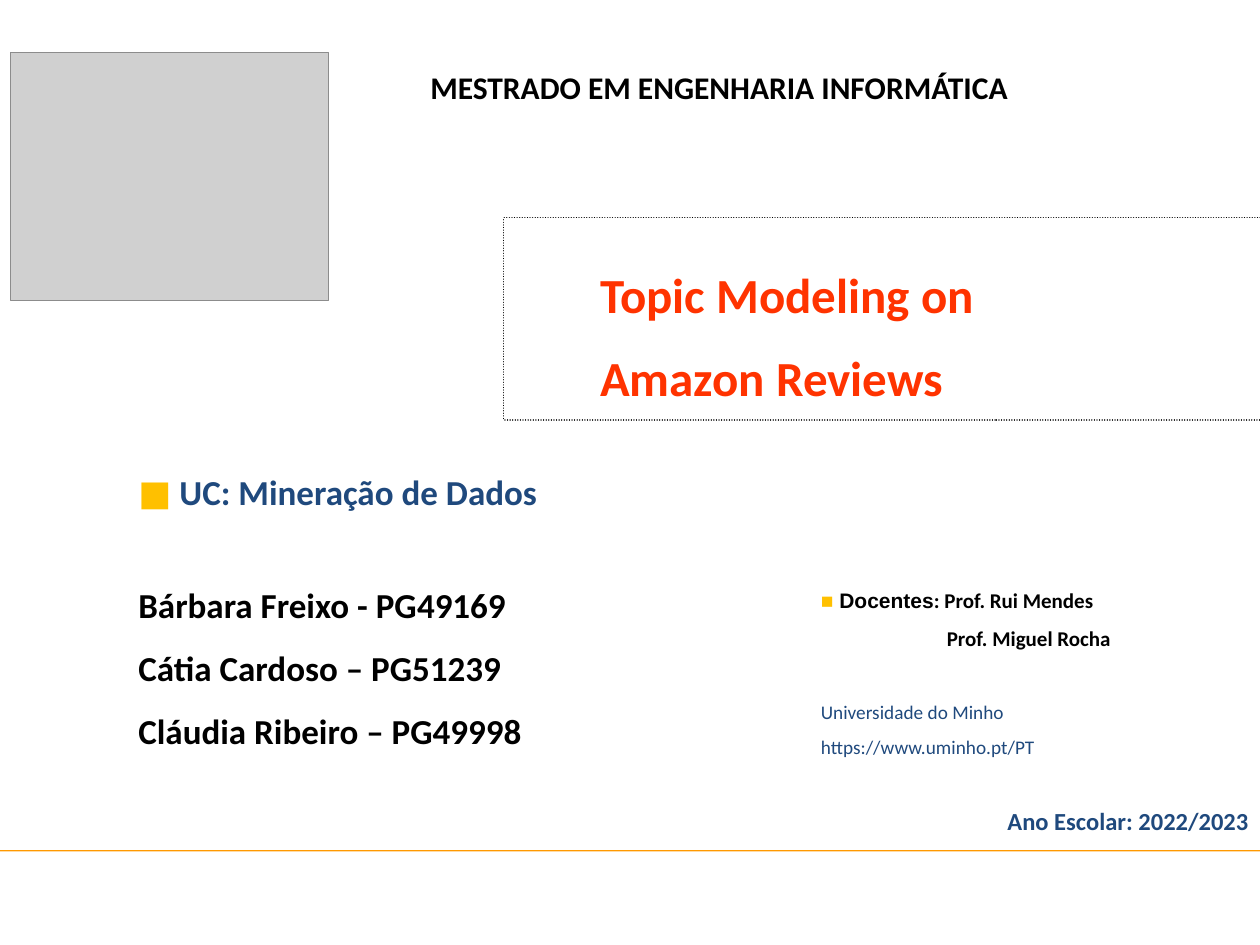
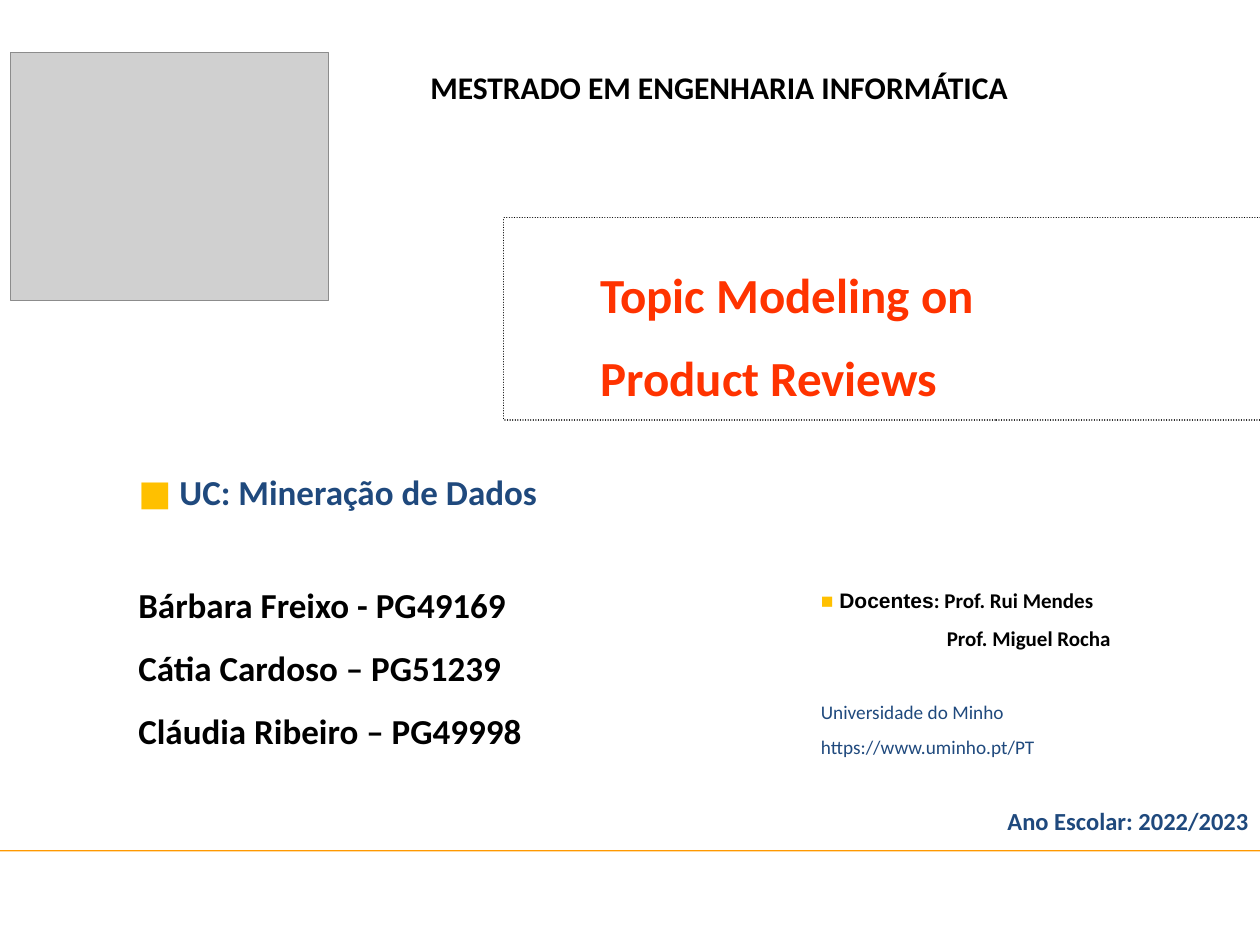
Before and after one commit to claudiadmr/MD-Projeto, a slide deck: slide 11 of Fase2/MD.pptx (slide 9 before the commit). Drawn at 1260x945 pixels with LibreOffice and Linux fonts; fonts in the diff are those of the drawing; grey boxes stand for pictures. Boxes give left, top, right and bottom in pixels: in the first picture for what was removed or moved away, otherwise in the second. Text is boxed around its words. In the diff, an @@ line names an element or a change of style, - is before the commit and + after.

```diff
--- a/Fase2/MD.pptx
+++ b/Fase2/MD.pptx
@@ text at [600, 361, 937, 397]: text changed @@
-Amazon Reviews
+Product Reviews
```
Also in this commit, not shown: 8 other slides changed, 2 slides added.
